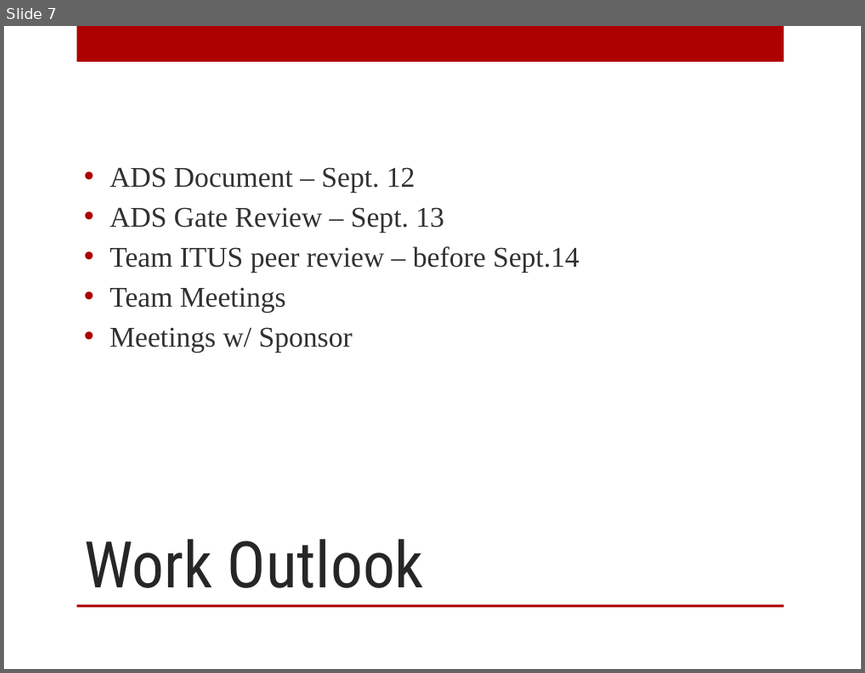
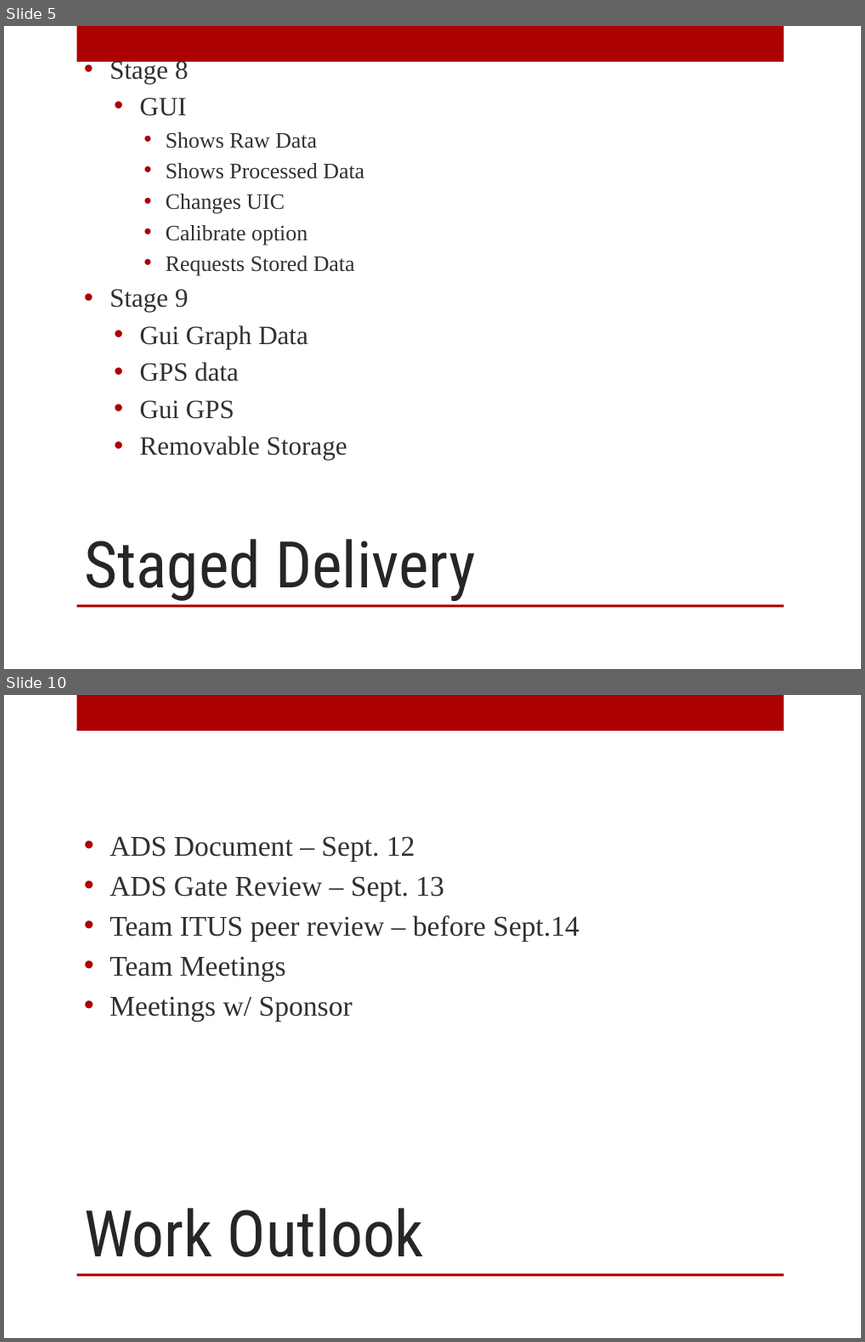
Before and after one commit to mtoledo2000/SlidingProfiler, a slide deck: Presentations/Team Status Report 9-7-12 (ADS Update).pptx. Shown one above the other, each under a label of ours: slide 7 before the commit, slides 5 and 10 after it; the slides between them are not shown. The pictures are 865x673 and 865x1342 pixels, drawn with LibreOffice and Linux fonts; fonts in the diff are those of the drawing; background and template pictures are left out. Boxes give left, top, right and bottom in pixels: in the first picture for what was removed or moved away, otherwise in the second. Text is boxed around its words. In the diff, an @@ line names an element or a change of style, - is before the commit and + after.

```diff
--- a/Presentations/Team Status Report 9-7-12 (ADS Update).pptx
+++ b/Presentations/Team Status Report 9-7-12 (ADS Update).pptx
@@ slide 5 added at (x1=4, y1=26, x2=861, y2=669), background picture (left out); not listed: 2 template elements that a slide beside it also shows @@
@@ text added at (x1=109, y1=97, x2=364, y2=460), 18.5 pt, text #303030 @@
+• Stage 8
+  • GUI
+    • Shows Raw Data
+    • Shows Processed Data
+    • Changes UIC
+    • Calibrate option
+    • Requests Stored Data
+• Stage 9
+  • Gui Graph Data
+  • GPS data
+  • Gui GPS
+  • Removable Storage
@@ title added at (x1=84, y1=539, x2=475, y2=601), 54 pt, text #262626 @@
+Staged Delivery
@@ what was slide 7 is now slide 10 @@
```
Also in this commit, not shown: 5 slides changed, 2 other slides added, 2 other files.
